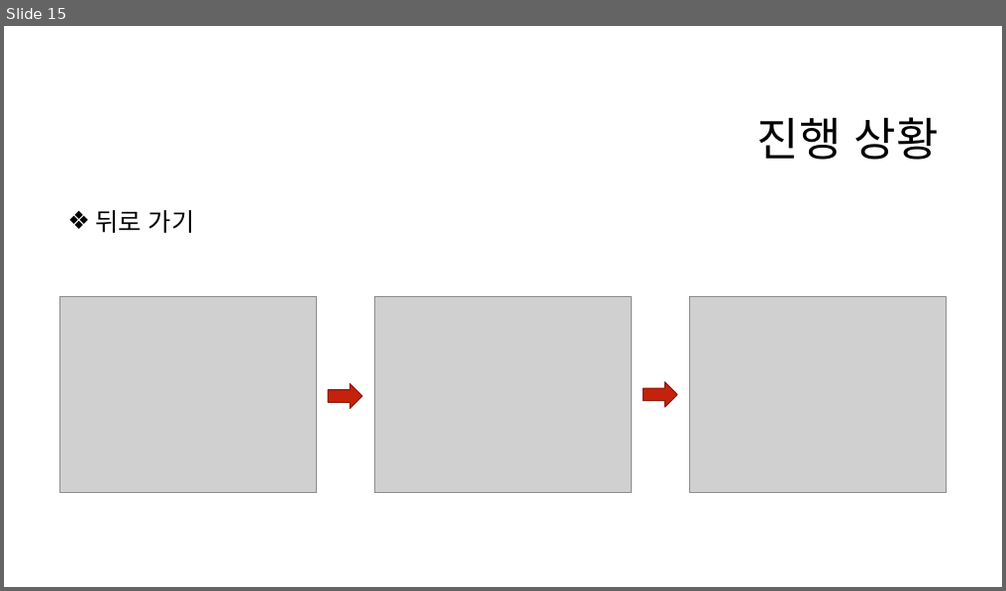
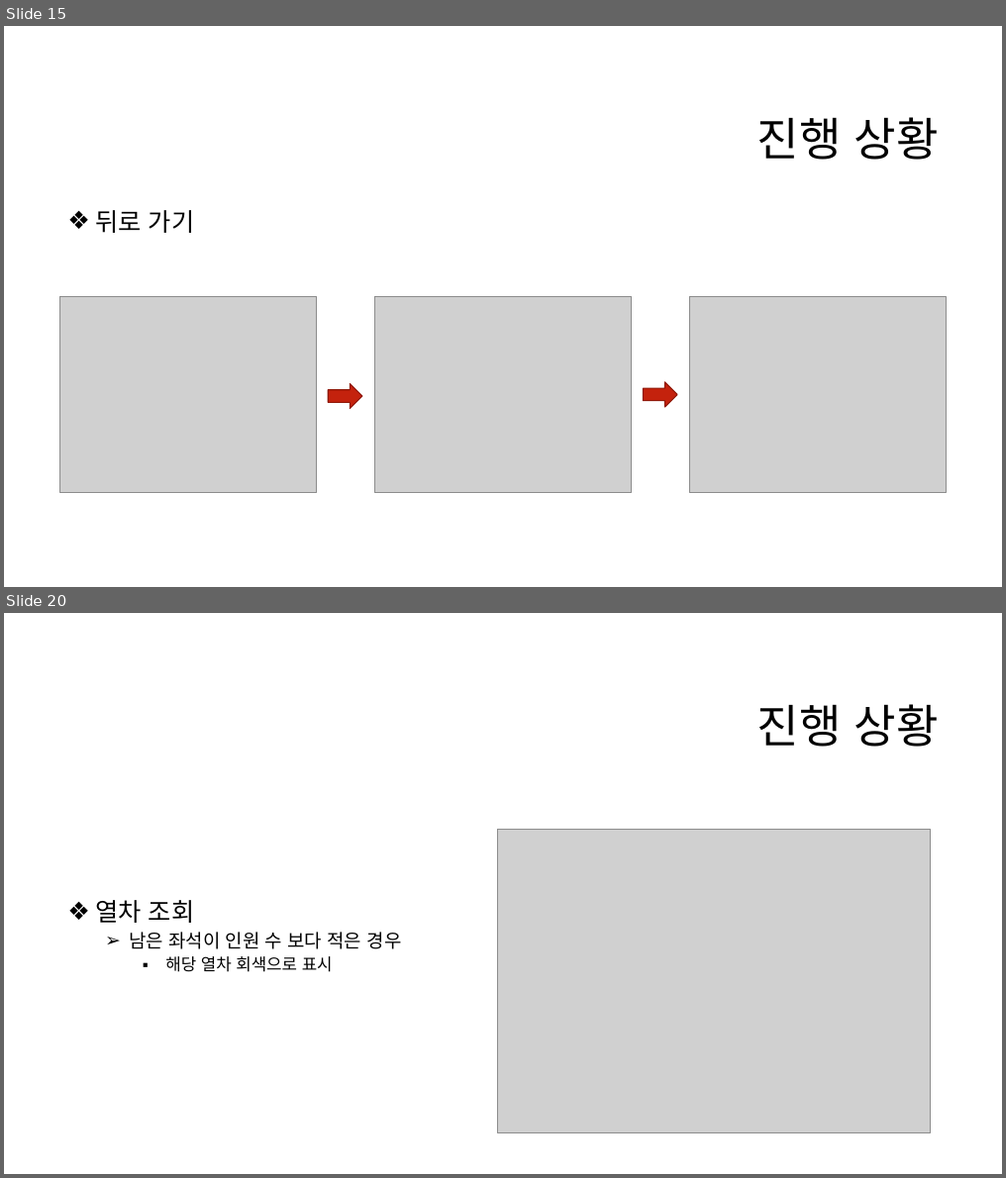
Before and after one commit to eeeeyeot/JAVATrainTicketing, a slide deck: 작업한 내용/기차 예매 프로그램 주차 발표.pptx. Shown one above the other, each under a label of ours: slide 15 before the commit, slides 15 and 20 after it; the slides between them are not shown. The pictures are 1006x591 and 1006x1178 pixels, drawn with LibreOffice and Linux fonts; fonts in the diff are those of the drawing; grey boxes stand for pictures; background and template pictures are left out. Boxes give left, top, right and bottom in pixels: in the first picture for what was removed or moved away, otherwise in the second. Text is boxed around its words. In the diff, an @@ line names an element or a change of style, - is before the commit and + after.

```diff
--- a/작업한 내용/기차 예매 프로그램 주차 발표.pptx
+++ b/작업한 내용/기차 예매 프로그램 주차 발표.pptx
@@ slide 20 added at bbox=[4, 613, 1002, 1174], background #FFFFFF @@
@@ title added at bbox=[757, 704, 939, 747], 44 pt, text #000000 @@
+진행 상황
@@ picture added at bbox=[497, 829, 931, 1134] @@
@@ text added at bbox=[95, 900, 402, 972], 18 pt, text #000000 @@
+❖ 열차 조회
+  ➢ 남은 좌석이 인원 수 보다 적은 경우
+    ▪ 해당 열차 회색으로 표시
```
Also in this commit, not shown: 3 slides changed, 13 other slides added, 3 other files.
